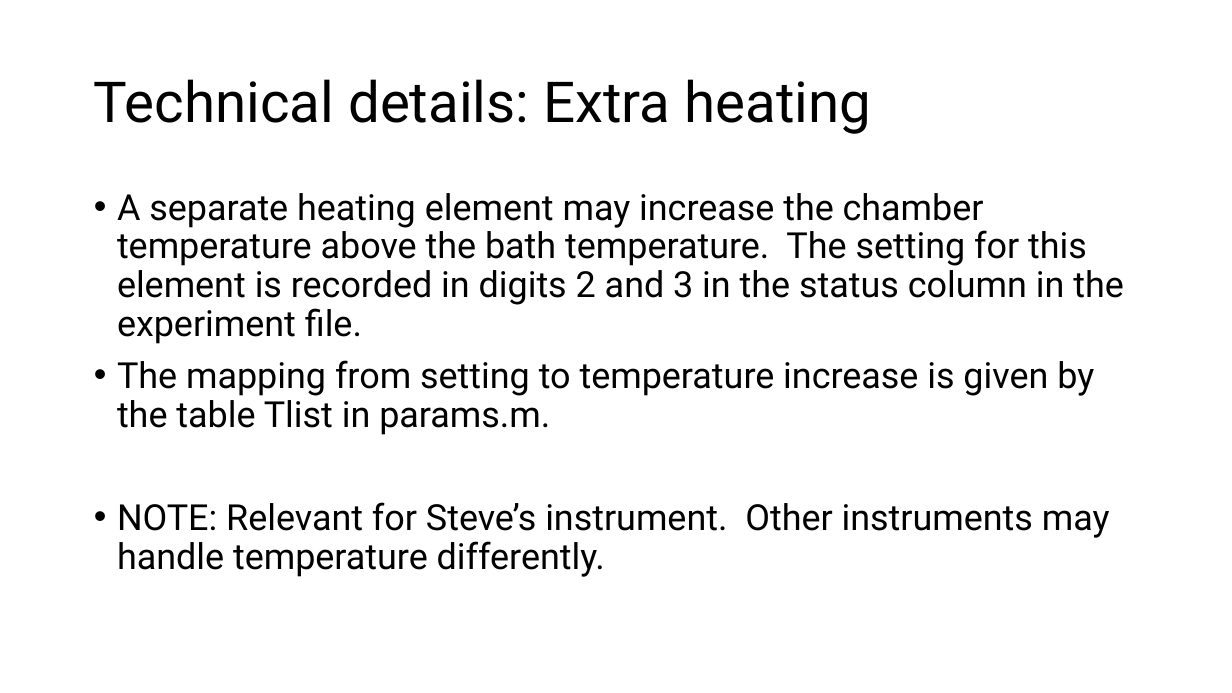
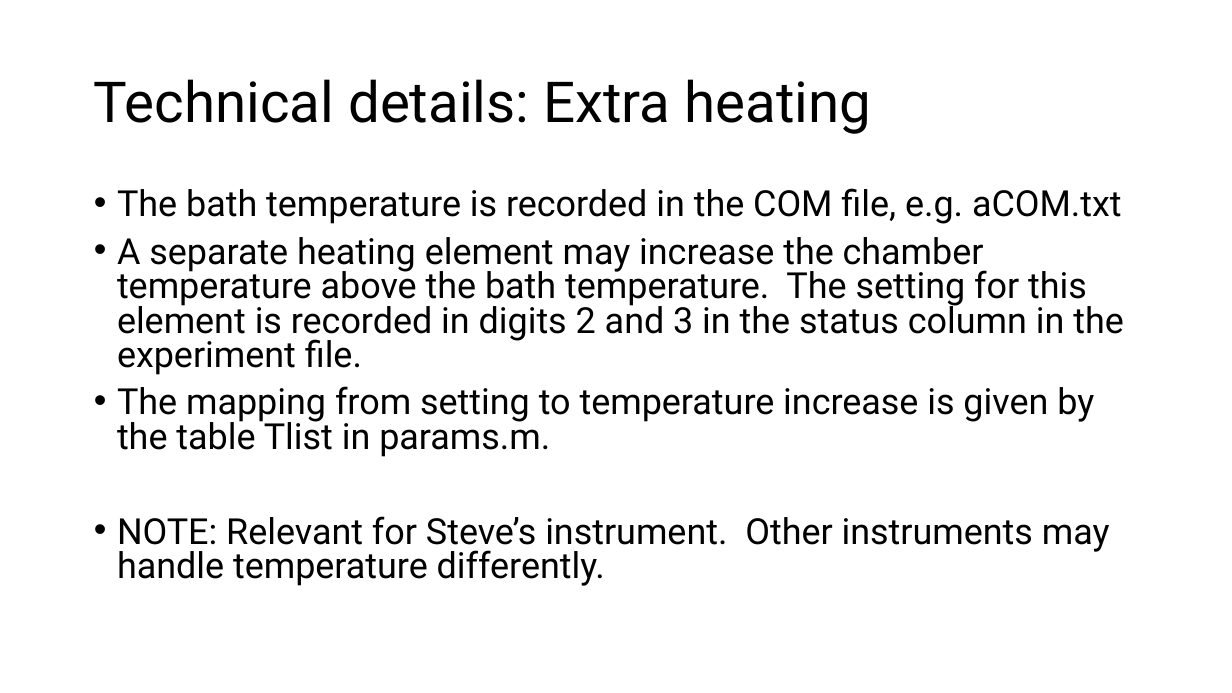
Before and after one commit to are-mj/OpticalTweezers, a slide deck: slide 33 of Summer school 2024/Analysis of protein stretching experiments.pptx (slide 35 before the commit). Drawn at 1232x693 pixels with LibreOffice and Linux fonts; fonts in the diff are those of the drawing. Boxes give left, top, right and bottom in pixels: in the first picture for what was removed or moved away, otherwise in the second. Text is boxed around its words. In the diff, an @@ line names an element or a change of style, - is before the commit and + after.

```diff
--- a/Summer school 2024/Analysis of protein stretching experiments.pptx
+++ b/Summer school 2024/Analysis of protein stretching experiments.pptx
@@ text at [117,188,1122,224]: paragraph added @@
+• The bath temperature is recorded in the COM file, e.g. aCOM.txt
@@ text at [117,237,1124,586]: line spacing 0.9 to 0.8 @@
```
Also in this commit, not shown: 5 other slides changed, 2 slides added, 2 other files.
